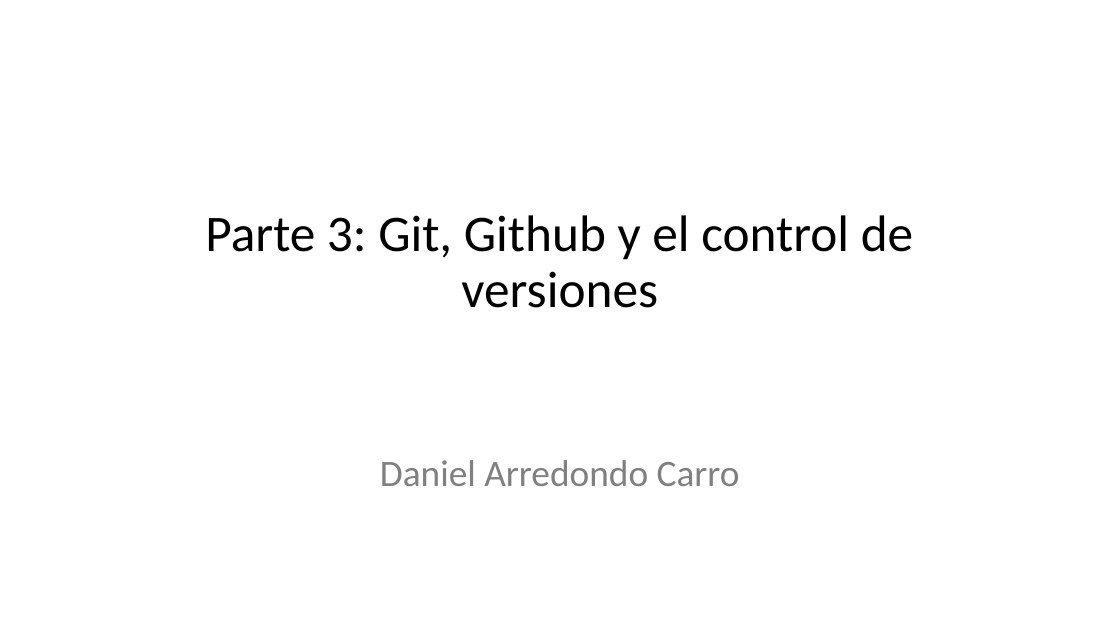
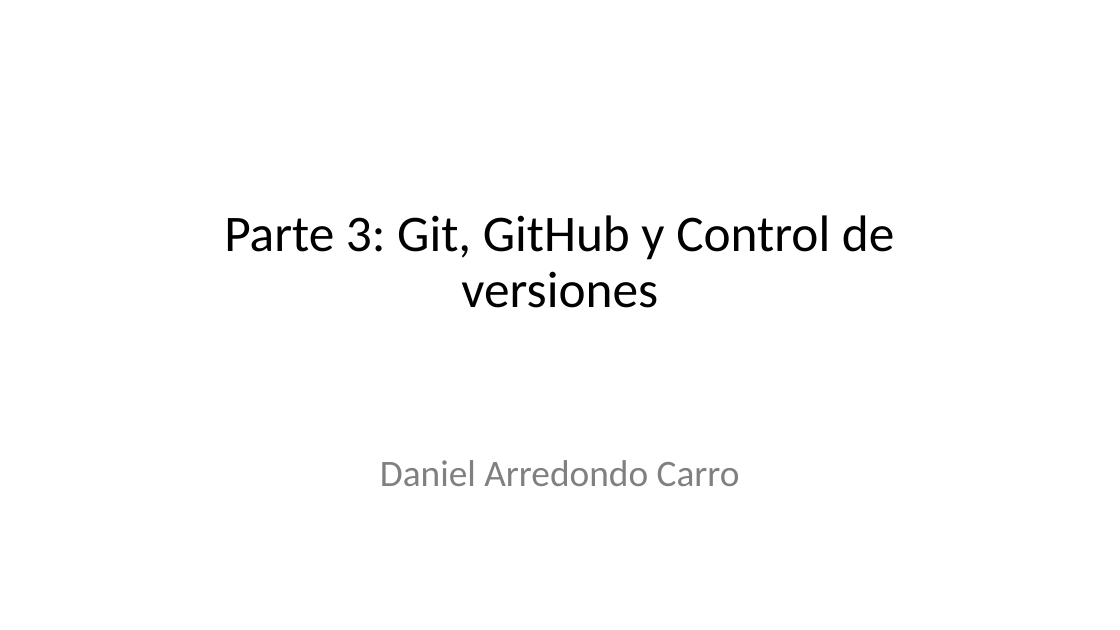
Before and after one commit to arredondo1993/3ra-sesion, a slide deck: slide 1 of github.pptx. Drawn at 1120x630 pixels with LibreOffice and Linux fonts; fonts in the diff are those of the drawing. Boxes give left, top, right and bottom in pixels: in the first picture for what was removed or moved away, otherwise in the second. Text is boxed around its words. In the diff, an @@ line names an element or a change of style, - is before the commit and + after.

Commit message:
mejorado titulo ppt

```diff
--- a/github.pptx
+++ b/github.pptx
@@ title at [224,215,894,308]: text changed @@
-Parte 3: Git, Github y el control de versiones
+Parte 3: Git, GitHub y Control de versiones
```
